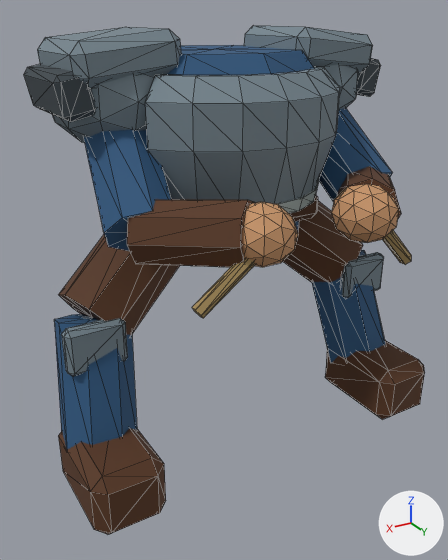
Renders of the glTF model assets/models/units/war_elephant_advanced/Rider.glb from each side of a commit.
Rendered twice from a 50 mm camera at (0.82, 1.417, 0.422) aimed at (0.039, 0.115, -0.229). Arrows for +X, +Y and +Z are at lower right; the lights stay in place. The picture after the commit comes second. Mesh edges are drawn as thin lines. Vertices at exactly the same position are counted once.

Objects in the first picture: 'Sculpture'.
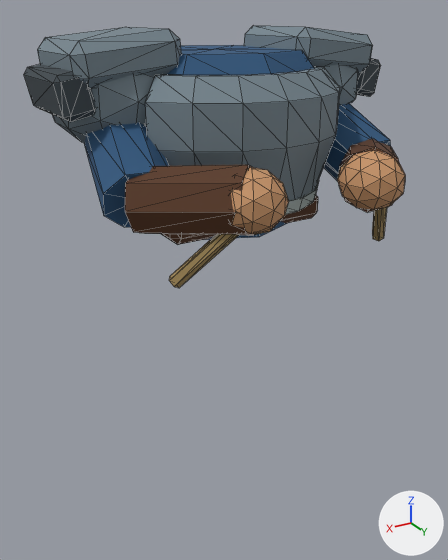
The change in detail:
me_sculpture is used by ob_sculpture; location (0.0, 0.0, 0.0).
me_sculpture had 749 vertices, 1396 faces and spanned x -0.52..0.52, y -0.315..0.509, z -0.685..0.391.
me_sculpture now has 583 vertices, 1092 faces and spans x -0.445..0.445, y -0.315..0.499, z -0.111..0.391.
me_sculpture part 1: the loose piece of 42 vertices spanning x -0.213..-0.067, y 0.351..0.509, z -0.057..0.077 is moved by (-0.02, -0.01, 0.07).
me_sculpture part 2: the loose piece of 42 vertices spanning x 0.067..0.213, y 0.351..0.509, z -0.057..0.077 is moved by (0.02, -0.01, 0.07).
me_sculpture part 3: a new loose piece of 14 vertices spanning x -0.304..-0.146, y 0.317..0.468, z -0.111..0.091, in mat_unitsurface.
me_sculpture part 4: a new loose piece of 14 vertices spanning x 0.146..0.304, y 0.317..0.468, z -0.111..0.091, in mat_unitsurface.
me_sculpture part 5: 8 loose pieces with 194 vertices, spanning x -0.52..0.52, y -0.1..0.476, z -0.685..0.021, are deleted.
Part 6, on me_sculpture:
68 vertices are removed from x -0.402..0.402, y -0.026..0.469, z -0.083..0.241.
128 faces are deleted.
9 vertices move from x -0.23..0.23, y -0.23..0.23, z -0.14 to x -0.218..0.218, y -0.218..0.218, z -0.085.
36 vertices are added at x -0.399..0.359, y -0.013..0.469, z -0.013..0.248.
8 new vertices lie (0.16, 0.18, 0.02) away from vertices in x -0.374..-0.266, y 0.191..0.289, z -0.013..0.133.
8 new vertices lie (0.16, -0.18, -0.02) away from vertices in x 0.106..0.214, y 0.371..0.469, z 0.007..0.153.
8 new vertices lie (0.04, 0.21, -0.12) away from vertices in x 0.201..0.359, y -0.013..0.073, z 0.112..0.248.
8 new vertices lie (0.04, -0.21, 0.12) away from vertices in x -0.399..-0.241, y 0.197..0.283, z -0.008..0.128.
128 new faces join them.

Changed parts and their boxes (x1, y1, x2, y2) in the pictures (448 x 560 px; the box of a moved part takes in the faces that stretch with it):
'Sculpture', reshaped (48% shorter): before (24, 25, 425, 534); after (24, 25, 405, 288)
part 1 of me_sculpture, moved or reshaped: before (331, 184, 399, 243); after (338, 150, 405, 210)
part 2 of me_sculpture, moved or reshaped: before (242, 202, 298, 267); after (231, 167, 289, 234)
part 3 of me_sculpture, added: after (372, 207, 387, 241)
part 4 of me_sculpture, added (brown): after (169, 234, 239, 288)
part 5 of me_sculpture, deleted: before (54, 201, 425, 534)
part 6 of me_sculpture, moved or reshaped: before (83, 109, 401, 267); after (84, 103, 400, 240)
